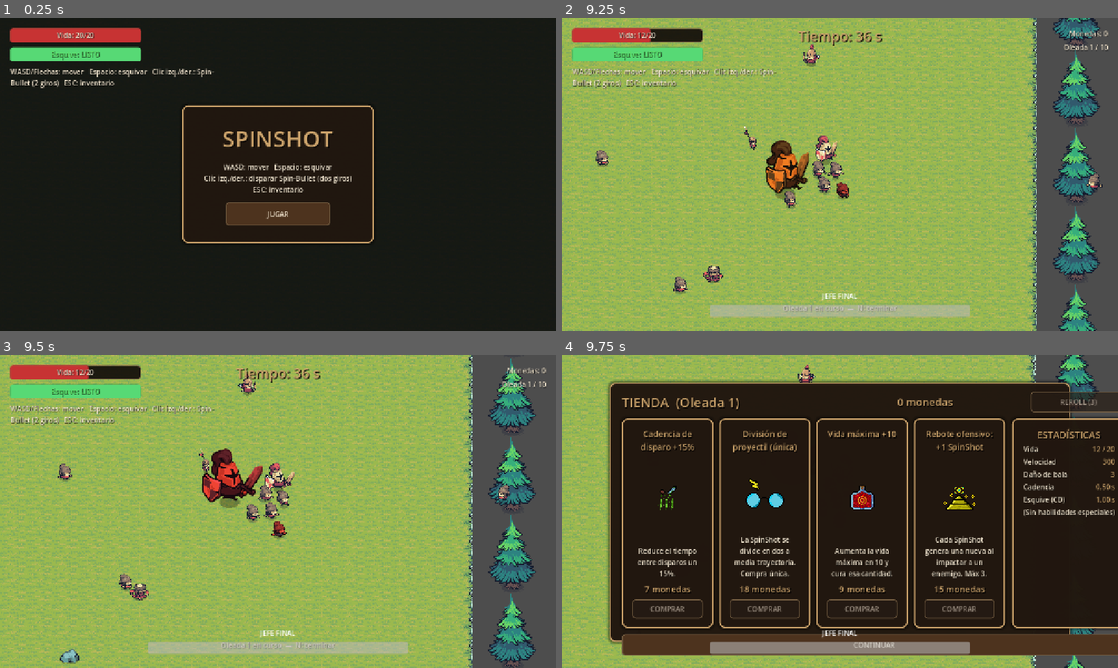
Above: before the commit, frames 1-4 (two rows, left to right).
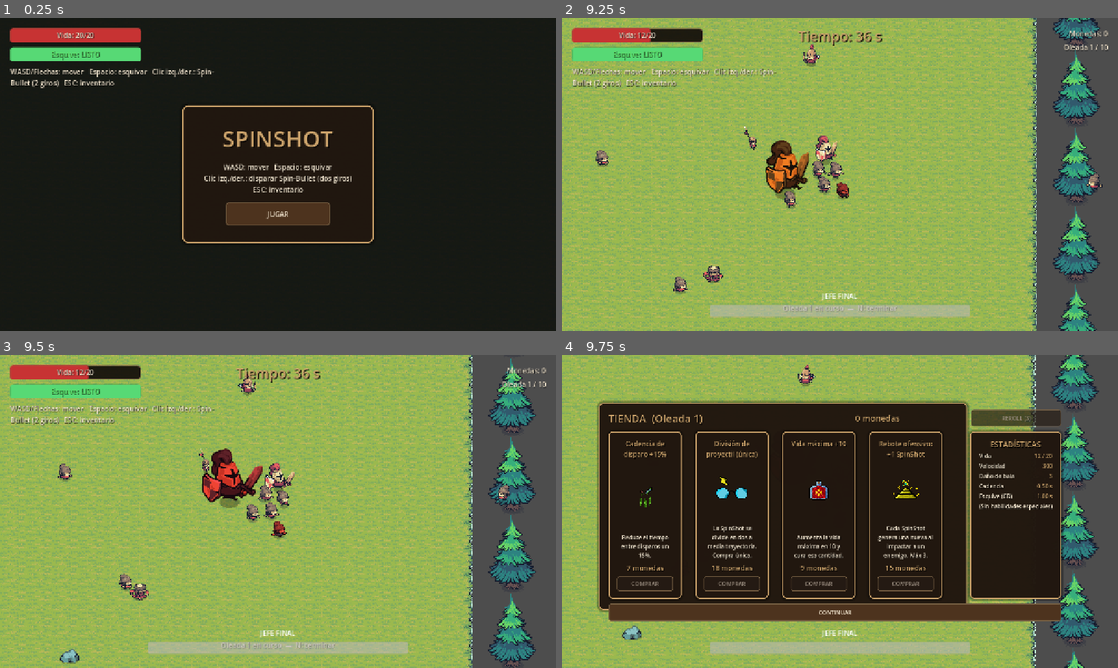
Above: after the commit, the same moments.

Repository: 4FCC/spinshot
Game: Godot game, scene res://Scenes/DEV-ROOM.tscn
Two runs of this game, one before a commit and one after it. Both use one fixed random seed, a clock stepped at 60 frames per second and the inputs below. This scene is started directly instead of the project's main scene. The engine's default icon, where the game draws it, is replaced by a stand-in: a white triangle on a blue panel in a dark square.
Inputs (mouse positions are in pixels of both pictures, inside the frame that each line leads up to):
- Up to frame 1 (0.25 s): no input
- Up to frame 2 (9.25 s): click "JUGAR" at 0.5 s; tap Enter at 1.25 s; move the mouse to (962, 158) at 1.27 s; hold D (Derecha) 1.28-2.03 s; tap Space (dodge) at 1.35 s; move the mouse to (728, 190) at 2.02 s; hold S (Abajo) 2.03-2.78 s; tap N (end_wave) at 2.1 s; move the mouse to (895, 105) at 2.77 s; hold D (Derecha) 2.78-3.53 s; hold Right mouse button (shoot) 2.78-3.53 s; move the mouse to (812, 237) at 3.52 s; hold W (Arriba) 3.53-4.28 s; click (812, 237) at 3.6 s; move the mouse to (1006, 221) at 4.27 s; hold B (spawn_boss) 4.28-5.03 s; hold A (Izquierda) 4.28-5.78 s; move the mouse to (673, 127) at 5.02 s; tap M (start_wave) at 5.1 s; move the mouse to (867, 174) at 5.77 s; hold S (Abajo) 5.78-6.53 s; tap 1 at 5.85 s; move the mouse to (756, 96) at 6.52 s; hold D (Derecha) 6.53-7.28 s; tap 2 at 6.6 s; move the mouse to (962, 158) at 7.27 s; hold W (Arriba) 7.28-8.03 s; tap 3 at 7.35 s; move the mouse to (728, 190) at 8.02 s; hold D (Derecha) 8.03-8.78 s; tap 4 at 8.1 s; move the mouse to (895, 105) at 8.77 s; hold S (Abajo) from 8.78 s (still down); tap 5 at 8.85 s
- Up to frame 3 (9.5 s): keep holding S (Abajo)
- Up to frame 4 (9.75 s): move the mouse to (812, 574) at 9.52 s; release S (Abajo) at 9.53 s; hold A (Izquierda) from 9.53 s (still down); tap O at 9.6 s

Frames 1-3 are identical in both runs. In frame 4, 42% of the frame differs, in the area x 6-100%, y 8-96%.

Commit message:
SPRITES DE UI,CAMBIAR TODA LA INTERFAZ

Diff:
--- a/Scenes/DEV-ROOM.tscn
+++ b/Scenes/DEV-ROOM.tscn
@@ -18,61 +18,56 @@
 [sub_resource type="RectangleShape2D" id="rs_wall_v"]
 size = Vector2(64, 2176)
 
-[node name="DevRoom" type="Node2D"]
+[node name="DevRoom" type="Node2D" unique_id=252487460]
 script = ExtResource("1_dev")
 width = 32
 height = 32
 
-[node name="Ground" type="TileMapLayer" parent="."]
+[node name="Ground" type="TileMapLayer" parent="." unique_id=204293783]
 tile_set = ExtResource("2_tiles")
 
-[node name="Decorations" type="Node2D" parent="."]
+[node name="Decorations" type="Node2D" parent="." unique_id=1210584264]
 script = ExtResource("11_ds")
-room_width_px = 2048.0
-room_height_px = 2048.0
-safe_zone_center = Vector2(1024, 1024)
-obstacle_count = 10
 tree_texture = ExtResource("4_tree")
-rock_textures = [ExtResource("5_rock1"), ExtResource("6_rock2")]
+rock_textures = Array[Texture2D]([ExtResource("5_rock1"), ExtResource("6_rock2")])
 bush_texture = ExtResource("7_bush")
 stump_texture = ExtResource("8_stump")
 
-[node name="BorderTrees" type="Node2D" parent="."]
+[node name="BorderTrees" type="Node2D" parent="." unique_id=1787672336]
 script = ExtResource("10_bt")
 tree_texture = ExtResource("4_tree")
 room_width_px = 2048
 room_height_px = 2048
-spacing = 192
 
-[node name="Walls" type="Node2D" parent="."]
+[node name="Walls" type="Node2D" parent="." unique_id=165067208]
 
-[node name="WallTop" type="StaticBody2D" parent="Walls"]
+[node name="WallTop" type="StaticBody2D" parent="Walls" unique_id=781684210]
 position = Vector2(1024, -32)
 
-[node name="CollisionShape2D" type="CollisionShape2D" parent="Walls/WallTop"]
+[node name="CollisionShape2D" type="CollisionShape2D" parent="Walls/WallTop" unique_id=1950742441]
 shape = SubResource("rs_wall_h")
 
-[node name="WallBottom" type="StaticBody2D" parent="Walls"]
+[node name="WallBottom" type="StaticBody2D" parent="Walls" unique_id=473515030]
 position = Vector2(1024, 2080)
 
-[node name="CollisionShape2D" type="CollisionShape2D" parent="Walls/WallBottom"]
+[node name="CollisionShape2D" type="CollisionShape2D" parent="Walls/WallBottom" unique_id=1908556109]
 shape = SubResource("rs_wall_h")
 
-[node name="WallLeft" type="StaticBody2D" parent="Walls"]
+[node name="WallLeft" type="StaticBody2D" parent="Walls" unique_id=1907632666]
 position = Vector2(-32, 1024)
 
-[node name="CollisionShape2D" type="CollisionShape2D" parent="Walls/WallLeft"]
+[node name="CollisionShape2D" type="CollisionShape2D" parent="Walls/WallLeft" unique_id=1777651126]
 shape = SubResource("rs_wall_v")
 
-[node name="WallRight" type="StaticBody2D" parent="Walls"]
+[node name="WallRight" type="StaticBody2D" parent="Walls" unique_id=1756076585]
 position = Vector2(2080, 1024)
 
-[node name="CollisionShape2D" type="CollisionShape2D" parent="Walls/WallRight"]
+[node name="CollisionShape2D" type="CollisionShape2D" parent="Walls/WallRight" unique_id=130617678]
 shape = SubResource("rs_wall_v")
 
-[node name="Player" parent="." instance=ExtResource("3_player")]
+[node name="Player" parent="." unique_id=598702551 instance=ExtResource("3_player")]
 position = Vector2(1024, 1024)
 
-[node name="GameMode" parent="." instance=ExtResource("9_gm")]
+[node name="GameMode" parent="." unique_id=217773219 instance=ExtResource("9_gm")]
 debug_mode = true
 auto_start_waves = false
--- a/Scenes/GameMode.tscn
+++ b/Scenes/GameMode.tscn
@@ -11,16 +11,16 @@
 [ext_resource type="Texture2D" uid="uid://6673a47v5fl2" path="res://Items assets/Item_cadecia_de_tiro.png" id="9_i4"]
 [ext_resource type="Texture2D" uid="uid://c8de0a8hkjley" path="res://Items assets/Poción_dev_vida_10.png" id="10_i5"]
 [ext_resource type="Texture2D" uid="uid://bm751mdv1lell" path="res://Items assets/Item_de_Daño2.png" id="11_i6"]
-[ext_resource type="PackedScene" uid="uid://cchargersc0001" path="res://Scenes/ChargerMinion.tscn" id="12_ch"]
-[ext_resource type="PackedScene" uid="uid://csupportsc0001" path="res://Scenes/SupportMinion.tscn" id="13_su"]
-[ext_resource type="PackedScene" uid="uid://cboss000000001" path="res://mecanicas de jefe/Boss.tscn" id="14_boss"]
-[ext_resource type="Texture2D" uid="uid://dinxn444dsvtp" path="res://Items assets/Item_paytowin.png" id="15_i7"]
+[ext_resource type="PackedScene" uid="uid://vw3td786eaea" path="res://Scenes/ChargerMinion.tscn" id="12_ch"]
+[ext_resource type="PackedScene" uid="uid://btqkpjl8wkrc7" path="res://Scenes/SupportMinion.tscn" id="13_su"]
+[ext_resource type="PackedScene" uid="uid://dyu0y2eqfk441" path="res://mecanicas de jefe/Boss.tscn" id="14_boss"]
+[ext_resource type="Texture2D" uid="uid://bhmt5ldnfy3t5" path="res://Items assets/COIN_SPRITE.png" id="15_xtvrl"]
 [ext_resource type="Texture2D" uid="uid://n66t7774pnta" path="res://Items assets/Item_bounce.png" id="16_i8"]
 [ext_resource type="Texture2D" uid="uid://di51uec0hiwfq" path="res://Items assets/Item_split.png" id="17_i9"]
 [ext_resource type="Texture2D" uid="uid://dd7eqyyxn0ns1" path="res://Items assets/Item_lethal.png" id="18_i10"]
 [ext_resource type="Texture2D" uid="uid://xpw82nasck4g" path="res://Items assets/Item_autododge1.png" id="19_i11"]
 
-[node name="GameMode" type="Node"]
+[node name="GameMode" type="Node" unique_id=551392244]
 script = ExtResource("1_gm")
 minion_scene = ExtResource("2_minion")
 bigminion_scene = ExtResource("3_big")
@@ -29,46 +29,49 @@
 support_scene = ExtResource("13_su")
 boss_scene = ExtResource("14_boss")
 
-[node name="UI" type="CanvasLayer" parent="."]
+[node name="UI" type="CanvasLayer" parent="." unique_id=1535227299]
 
-[node name="CoinsLabel" type="Label" parent="UI"]
+[node name="CoinsLabel" type="Label" parent="UI" unique_id=507022357]
+anchors_preset = 1
 anchor_left = 1.0
 anchor_right = 1.0
 offset_left = -260.0
 offset_top = 24.0
 offset_right = -24.0
 offset_bottom = 52.0
+text = "Monedas: 0"
 horizontal_alignment = 2
-text = "Monedas: 0"
 
-[node name="WaveLabel" type="Label" parent="UI"]
+[node name="WaveLabel" type="Label" parent="UI" unique_id=1661787439]
+anchors_preset = 1
 anchor_left = 1.0
 anchor_right = 1.0
 offset_left = -260.0
 offset_top = 56.0
 offset_right = -24.0
 offset_bottom = 84.0
+text = "Oleada: -"
 horizontal_alignment = 2
-text = "Oleada: -"
 
-[node name="TimerLabel" type="Label" parent="UI"]
+[node name="TimerLabel" type="Label" parent="UI" unique_id=227326358]
+anchors_preset = 10
 anchor_right = 1.0
 offset_top = 18.0
 offset_bottom = 58.0
 theme_override_font_sizes/font_size = 32
 horizontal_alignment = 1
-text = ""
 
-[node name="InfoLabel" type="Label" parent="UI"]
+[node name="InfoLabel" type="Label" parent="UI" unique_id=1713405724]
+anchors_preset = 12
 anchor_top = 1.0
 anchor_right = 1.0
 anchor_bottom = 1.0
 offset_top = -64.0
 offset_bottom = -28.0
 horizontal_alignment = 1
-text = ""
 
-[node name="AnnounceLabel" type="Label" parent="UI"]
+[node name="AnnounceLabel" type="Label" parent="UI" unique_id=430234110]
+anchors_preset = 8
 anchor_left = 0.5
 anchor_top = 0.5
 anchor_right = 0.5
@@ -81,16 +84,18 @@
 horizontal_alignment = 1
 vertical_alignment = 1
 autowrap_mode = 2
-text = ""
-visible = false
 
-[node name="Shop" type="Panel" parent="UI"]
+[node name="Shop" type="Panel" parent="UI" unique_id=1565385258]
+anchors_preset = 15
 anchor_right = 1.0
 anchor_bottom = 1.0
-offset_left = 110.0
-offset_top = 64.0
-offset_right = -110.0
-offset_bottom = -60.0
+offset_left = 85.0
+offset_top = 110.0
+offset_right = -135.0
+offset_bottom = -14.0
+grow_horizontal = 2
+grow_vertical = 2
+scale = Vector2(0.8, 0.8)
 script = ExtResource("5_shop")
 icon_health = ExtResource("6_i1")
 icon_damage = ExtResource("7_i2")
@@ -98,7 +103,7 @@
 icon_firerate = ExtResource("9_i4")
 icon_extra1 = ExtResource("10_i5")
 icon_extra2 = ExtResource("11_i6")
-icon_coinheal = ExtResource("15_i7")
+icon_coinheal = ExtResource("15_xtvrl")
 icon_bounce = ExtResource("16_i8")
 icon_split = ExtResource("17_i9")
 icon_lethal = ExtResource("18_i10")
--- a/Scripts/game_mode.gd
+++ b/Scripts/game_mode.gd
@@ -333,14 +333,14 @@
 			continue
 		enemy.queue_free()
 
-# =============================================================================
+#=============================================================================
 # JEFE
-# =============================================================================
+#=============================================================================
 func _spawn_boss() -> void:
 	if _boss != null and is_instance_valid(_boss):
-		return   # ya hay un jefe en juego
+		return   #ya hay un jefe en juego
 	if boss_scene == null:
-		_show_victory()   # sin jefe asignado: victoria directa
+		_show_victory()   #sin jefe asignado: victoria directa
 		return
 	if player == null or not is_instance_valid(player):
 		player = _find_player()
--- a/Scripts/shop.gd
+++ b/Scripts/shop.gd
@@ -114,8 +114,8 @@
 	UiTheme.apply_title(_coins_label, 24)
 	top.add_child(_coins_label)
 
-	_reroll_button = Button.new()
-	_reroll_button.custom_minimum_size = Vector2(220, 48)
+	_reroll_button = Button.new() #ROLL boton
+	_reroll_button.custom_minimum_size = Vector2(260, 48)
 	_reroll_button.size_flags_horizontal = Control.SIZE_SHRINK_END
 	UiTheme.apply_button(_reroll_button)
 	_reroll_button.pressed.connect(_on_reroll)
@@ -123,12 +123,12 @@
 
 	# ----- Centro: tarjetas (izquierda) + estadísticas (derecha) -----
 	var mid := HBoxContainer.new()
-	mid.add_theme_constant_override("separation", 16)
+	mid.add_theme_constant_override("separation", 80)
 	mid.size_flags_vertical = Control.SIZE_EXPAND_FILL
 	vbox.add_child(mid)
 
 	_cards_row = HBoxContainer.new()
-	_cards_row.add_theme_constant_override("separation", 14)
+	_cards_row.add_theme_constant_override("separation", 40)
 	_cards_row.size_flags_vertical = Control.SIZE_EXPAND_FILL
 	_cards_row.size_flags_horizontal = Control.SIZE_EXPAND_FILL
 	mid.add_child(_cards_row)
Binary file added: Items assets/COIN_SPRITE.png
Not shown, added: Items assets/COIN_SPRITE.png.import
Binary file added: Items assets/Item_autododge2.png
Not shown, added: Items assets/Item_autododge2.png.import
Binary file changed: Items assets/Item_bounce.png
Binary file changed: Items assets/Item_cadecia_de_tiro.png
Binary file changed: Items assets/Item_lethal.png
Binary file changed: Items assets/Item_split.png
Binary file changed: Items assets/Poción_de_vida_5.png
Binary file changed: Items assets/Poción_dev_vida_10.png
Binary file changed: Items assets/item_de_daño1.png
Not shown: 2 places in Scenes/DEV-ROOM.tscn that only renumber resources
(and 19 more such lines)
